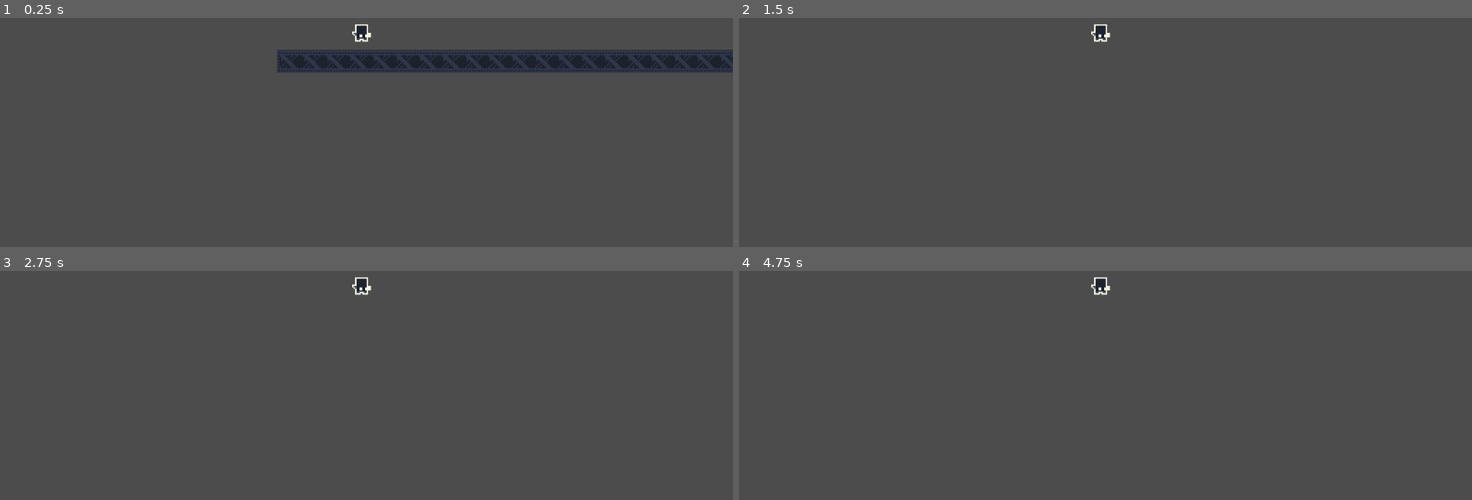
Above: before the commit, frames 1-4 (two rows, left to right).
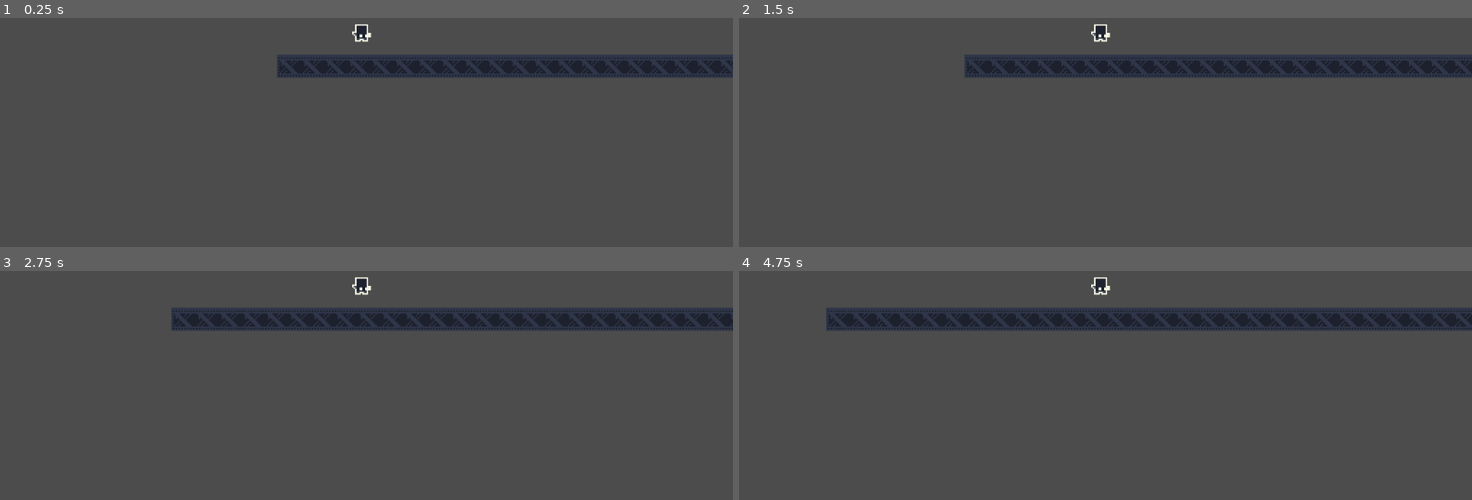
Above: after the commit, the same moments.

Repository: mhoogcarspel/charge_kid
Game: Godot game, scene res://levels/TestingChambers.tscn
Same seed, same stepped clock (60 frames per second), same inputs: the game is played once before the commit and once after it. The project has no main scene, so this scene is started directly.
Inputs:
- Up to frame 1 (0.25 s): no input
- Up to frame 2 (1.5 s): hold Z (ui_jump) 0.53-1.28 s; hold Right (ui_right) from 0.53 s (still down); tap Z (ui_jump) at 1.35 s
- Up to frame 3 (2.75 s): tap Z (ui_jump) at 1.52, 1.82 s; release Right (ui_right) at 2.03 s; hold Left (ui_left) from 2.03 s (still down); hold Z (ui_jump) from 2.03 s (still down)
- Up to frame 4 (4.75 s): release Left (ui_left) at 2.78 s; release Z (ui_jump) at 2.78 s; hold Right (ui_right) 2.78-4.28 s; tap Z (ui_jump) at 2.85, 3.02, 3.32, 4.35, 4.52 s; tap Enter at 3.5 s; hold Z (ui_jump) 3.53-4.28 s; hold Left (ui_left) from 4.28 s (still down)

The runs differ from the first frame. In frame 1, 4.0% of the frame differs, in the area x 37-100%, y 13-26%; in frame 2, 6.7%; in frame 3, 7.4%; in frame 4, 8.6%, in the area x 11-100%, y 16-26%.

Commit message:
ADD control to player jump

Diff:
--- a/actors/Player.gd
+++ b/actors/Player.gd
@@ -1,49 +1,60 @@
 extends KinematicBody2D
 
 export(float) var gravity_acceleration
+export(float) var max_fall_speed
 export(float) var horizontal_acceleration
 export(float) var horizontal_max_speed
-export(float) var number_of_jumps
+
+export(int) var number_of_jumps
 export(float) var coyote_jump_timer
 export(float) var jump_velocity
+export(float) var jump_control
 
 var velocity := Vector2()
 
+onready var facing : float = 1
 onready var can_jump: bool = true
 
-func _ready():
-	can_jump = true
+func _physics_process(delta):
+	if self.is_on_floor() && number_of_jumps > 0 && !can_jump:
+		print("JUMP AGAIN MAH FRIEND")
+		can_jump = true
 
-func _physics_process(delta):
 	move(get_directional_inputs(), delta)
 	jump()
 	damping()
 	velocity = move_and_slide(velocity, Vector2(0,-1))
 
 
+
 func damping() -> void:
 	velocity.x = clamp(velocity.x, -horizontal_max_speed, horizontal_max_speed)
+	velocity.y = clamp(velocity.y, -max_fall_speed, max_fall_speed)
 
 func move(direction: Vector2, delta: float) -> void:
 	if direction.x != 0:
 		velocity.x += direction.x*horizontal_acceleration*delta
+		facing = direction.x/abs(direction.x)
+
 	else:
 		velocity.x = 0
 
 	velocity.y += gravity_acceleration*delta
 
 func jump() -> void:
-	if can_jump && Input.is_action_pressed("ui_jump") && number_of_jumps > 0:
+	if can_jump && Input.is_action_just_pressed("ui_jump") && number_of_jumps > 0:
 		print("JUMP MAH FRIEND")
 		velocity.y = -jump_velocity
 		can_jump = false
 		number_of_jumps -= 1
 
+	if Input.is_action_just_released("ui_jump") && velocity.y < 0:
+		velocity.y *= jump_control
+
 func get_directional_inputs() -> Vector2:
 	var directionals = Vector2(
 	Input.get_action_strength("ui_right") - Input.get_action_strength("ui_left")
-	, 0 #Input.get_action_strength("ui_down") - Input.get_action_strength("ui_up")
-	)
+	, 0 )
 	#directionals.normalized()
 	return directionals
 
